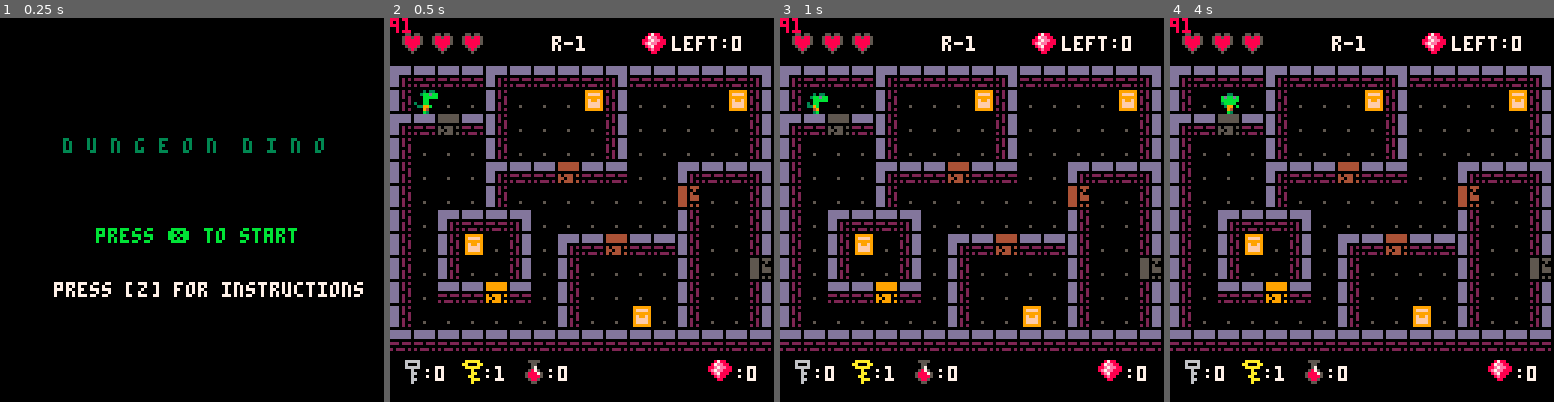
Above: before the commit, frames 1-4 (left to right).
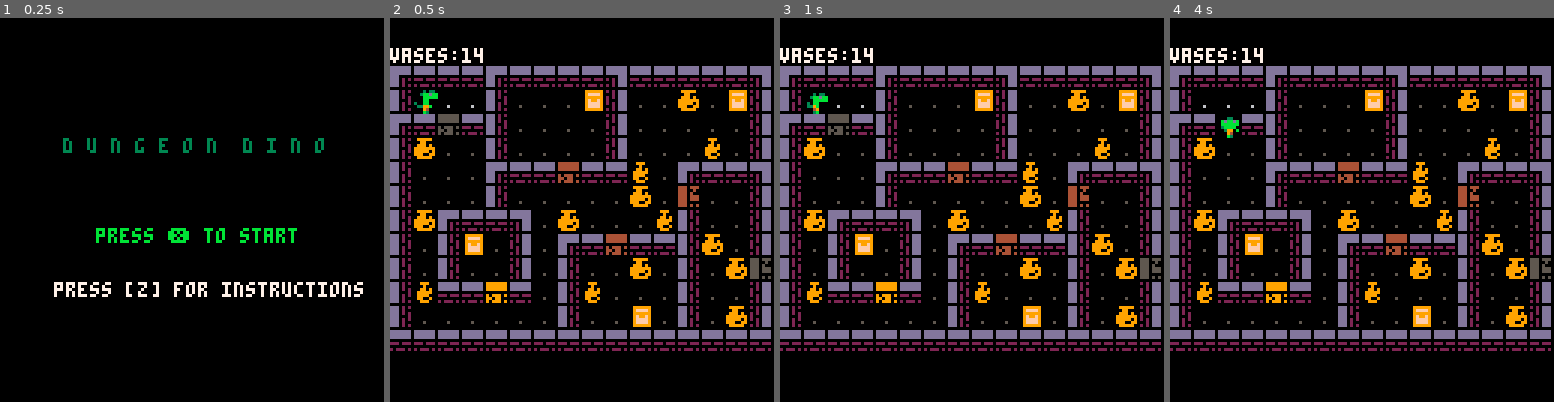
Above: after the commit, the same moments.

Repository: robotspacefish/dungeon_dino
Game: PICO-8 cartridge dungeon_dino.p8
The game is run twice, just before and just after one commit, with the same random seed, the same clock (stepped at 60 frames per second) and the same inputs.
Inputs:
- Up to frame 1 (0.25 s): no input
- Up to frame 2 (0.5 s): tap X (X key) at 0.33 s
- Up to frame 3 (1 s): tap O (Z key) at 0.7 s
- Up to frame 4 (4 s): tap X (X key) at 1.07, 1.85, 2.97 s; hold Right 1.6-2.1 s; tap O (Z key) every 0.4 s from 1.7 to 3.7 s; hold Up 2.15-2.42 s; hold Right 2.47-3.03 s; hold Left 3.08-3.58 s; hold Down 3.63-3.97 s

Frame 1 is identical in both runs. In frame 2, 5.4% of the frame differs, in the area x 0-96%, y 0-96%; in frame 3, 5.4%; in frame 4, 5.9%.

Commit message:
store vases as game_objects & place over game map

Diff:
--- a/dungeon_dino.p8
+++ b/dungeon_dino.p8
@@ -2,7 +2,7 @@
 version 16
 __lua__
 --============= sprites ===============
-local floor_spr={192,208}
+local floor_spr={192}
 local bomb_spr={70}
 local key_spr=80
 local heal_spr=115
@@ -26,6 +26,8 @@
 function _init()
 	player=create_player(1,3)
 	create_dungeon_layout()
+	--set first room
+	current_room=create_current_room(rooms[1])
 	mode="title"
 end
 
@@ -52,6 +54,7 @@
 --===== updates ===============================================================
 function upd_game_setup()
 	setup_room(rooms[current_room.number+1])
+	-- setup_room(current_room)
 	--todo
 	player.x=current_room.start_x
 	player.y=current_room.start.y
@@ -83,15 +86,26 @@
 end
 
 function draw_game()
-		map(current_room.x,current_room.y,0,16)
-		camera(current_room.x*8,current_room.y*8)
+		-- map(current_room.x,current_room.y,0,16)
+		map()
+		-- camera(current_room.x*8,current_room.y*8)
 		for obj in all(game_objects) do
 			obj:draw()
 		end
-		ui()
+
+		--todo uncomment
+		-- ui()
 
 		--debug
-		print(#current_room.empty_tiles,0,0,8)
+		-- print("empty tiles:"..#current_room.empty_tiles,0,0,7)
+		print("vases:"..current_room.vases_left,0,10,7)
+		-- print("px:"..player.x..",py:"..player.y,70,0,7)
+		-- print("current room:"..current_room.number,35,10,7)
+		-- local x,y=0,0
+		-- for k,v in pairs(current_room.empty_tiles[20]) do
+		-- 		print("k:"..k.."v:"..v,x,y,7)
+		-- 		y+=10
+		-- end
 end
 
 function draw_title()
@@ -120,7 +134,7 @@
 
 		check_vase_item(next_x,next_y)
 		--remove vase from map
-		-- mset(next_x,next_y,192)
+		--todo delete vase from game_objects
 		--todo if heart then don't leave a smashed vase behind
 		mset(next_x,next_y,lg_vase_spr[4])
 		--remove vase from vases table
@@ -273,22 +287,10 @@
 		min_gems_needed=0,
 		vases_left=0,
 		empty_tiles={},
-		layout={}
-			-- get_layout=function()
-		-- 	local room_map={}
-		-- 	local empty_tiles={}
-		-- 	local x,y
-		-- 	for x=room.x,room.x+15 do
-		-- 		for y=room.y,room.y+15 do
-		-- 			local tile={}
-		-- 			tile.x=x
-		-- 			tile.y=y
-		-- 			tile.spr=mget(x,y)
-		-- 			add(room_map,tile)
-		-- 		end
-		-- 	end
-		-- 	return room_map
-		-- end,
+		layout={},
+		vase_locs={},
+		heart_locs={},
+		bomb_locs={}
 	}
 	for k,v in pairs(room) do
 		obj[k]=v
@@ -303,14 +305,12 @@
 			tile.y=y
 			tile.spr=mget(x,y)
 			add(room_map,tile)
-			for f in all(floor_spr) do
-				if tile.spr==f then add(obj.empty_tiles,{tile.x,tile.y}) end
+			for f in all(floor_spr) do --incase more floor tiles are added
+				if tile.spr==f then add(obj.empty_tiles,{x=tile.x,y=tile.y}) end
 			end
 		end
 	end
 	add(obj.layout,room_map)
-
-	-- obj.layout=obj.get_layout()
 	return obj
 end
 
@@ -423,34 +423,19 @@
 		return frameset[flr(framecounter/11)%#frameset+1]
 end
 
--- function get_room_layout()
--- 	-- finds x,y, and sprite at each map tile location
--- 	local room_map={}
--- 	local x,y
--- 	for x=current_room.x,current_room.x+15 do
--- 		for y=current_room.y,current_room.y+15 do
--- 			local tile={}
--- 			tile.x=x
--- 			tile.y=y
--- 			tile.spr=mget(x,y)
--- 			add(room_map,tile)
--- 		end
--- 	end
--- 	return room_map
--- end
-
+function create_bomb(x,y)
+	return create_game_object("bomb",x,y)
+end
 --====== setup room ==============
 function setup_room(room)
+	--set the current room to the next room in the rooms table
 	current_room=create_current_room(room)
+	setup_vases(current_room)
 	setup_room_items(current_room)
 	-- place_vases_in_room(current_room.layout)
 	-- vases=init_vases_for_items(current_room_map) -- find how many vases are in the room
 	-- place_room_items()
 	current_room.min_gems_needed=flr(current_room.gems/2)
-end
-
-function create_bomb(x,y)
-	return create_game_object("bomb",x,y)
 end
 
 -- function get_empty_floor_tiles(c_room)
@@ -464,41 +449,49 @@
 -- end
 
 function setup_vases(c_room)
-
-	--todo move vase stuff from setup_room_items
+	--todo iterate over tiles randomly so vases are more spread around
+	local vase_types={lg_vase_spr[1],sm_vase_spr[1]}
+	--todo play with this min/max
+	-- local total_vases=flr(rnd(#c_room.empty_tiles/3))+#c_room.empty_tiles/2
+	local t
+	for t in all(c_room.empty_tiles) do
+		local r=flr(rnd(5)) --if 0, place a vase, otherwise don't
+		if r==0 then
+			c_room.vases_left+=1
+			local v_spr=vase_types[flr(rnd(2))+1]
+			create_vase(t.x,t.y,v_spr)
+			-- total_vases-=1 --todo
+		end
+			-- if total_vases==0 then break end --todo
+	end
 end
 
 function setup_room_items(c_room)
-	--todo iterate over tiles randomly so vases are more spread around
-	-- empty_tiles=get_empty_floor_tiles(c_room)
-	--todo play with this min/max
-	local total_vases=flr(rnd(#c_room.empty_tiles/3))+#c_room.empty_tiles/2
-	local tile
-	for tile in all(c_room.empty_tiles) do
-			local r=flr(rnd(5)) --if 0, place a vase, otherwise don't
-			if r==0 then
-				c_room.vases_left+=1 -- if vase is placed, add to vase count
+
+end
+
+
+
+	-- 			c_room.vases_left+=1 -- if vase is placed, add to vase count
 				-- create_vase(tile.x,tile.y)
-			end
-	end
-
-	-- if vase is placed, randomly place an item or no item inside
+				-- mset(tile.x,tile.y,lg_vase_spr[1])
+			-- end
+
+			-- local total_vases=flr(rnd(1))+6
+			-- if vase is placed, randomly place an item or no item inside
 	-- if max bombs/health are placed don't place anymore bombs/health
 	-- if max bombs/health are not reached, iterate over vases that have been placed with no items and replace.
 	-- if max bombs/health are still not reached, iterate over vases with gems and replace
 	-- store current_room.item_layout
-end
 
 --===== vase functions ====================================
-function create_vase(x,y) --todo randomly generate x,y
+function create_vase(x,y,v_spr) --todo randomly generate x,y
 	return create_game_object("vase",x,y,{
+		v_spr=v_spr,
+		is_smashed=false,
 		draw=function(self)
-			local random = flr(rnd(1)+2)
-			if random==1 then
-				spr(lg_vase_spr[1],self.x,self.y)
-			else
-				spr(sm_vase_spr[1],self.x,self.y)
-			end
+			--todo random vase size
+			spr(v_spr,self.x*8,self.y*8)
 		end
 	})
 end
@@ -536,76 +529,54 @@
 		end
 	end
 end
-
-function init_vases_for_items(room)
-	local vase={}
-	local t
-	for t in all(room) do
-		if t.spr==sm_vase_spr[1] or t.spr==lg_vase_spr[1] then
-			local v={}
-			v.x=t.x
-			v.y=t.y
-			v.spr=t.spr
-			v.bomb=false
-			v.health=false
-			v.gem=false
-			v.item=""
-			add(vase,v)
-		end
-	end
-	return vase
-end
-
-function check_vase_item(x,y)
-	local v
-	for v in all(vases) do
-		if v.x==x and v.y==y then
-			if v.bomb then
-				--todo sfx
-				if player.health>0 then
-					player.health-=1
-				end
-				if player.health==0 then mode="game_over" end
-			elseif v.health then
-				if player.health<3 then
-					sfx(8)
-					player.health+=1
-				else
-					sfx(10)
-					player.heal+=1
-				end
-			elseif v.gem then
-				sfx(3)
-				player.gems+=1
-				current_room.gems-=1
-				current_room.gems_collected+=1
-				if current_room.gems<0 then current_room.gems=0 end
-			end
-		end
-	end
-end
-
-function place_vase()
-
-end
-
-function place_vases_in_room(room)
-	local total_vases=flr(rnd(1))+6
-	local vase_types={lg_vase_spr[1],sm_vase_spr[1]}
-	--todo init vases in here
-	local tile
-	for tile in all(room) do
-		if tile.spr==192 or tile.spr==208 then
-			local r=flr(rnd(5)) --if 0, place a vase, otherwise don't
-			if r==0 then
-				tile.spr=vase_types[flr(rnd(2))+1]
-				mset(tile.x,tile.y,tile.spr)
-				total_vases-=1 --todo
-			end
-		end
-		if total_vases==0 then break end --todo
-	end
-end
+--
+-- function init_vases_for_items(room)
+-- 	local vase={}
+-- 	local t
+-- 	for t in all(room) do
+-- 		if t.spr==sm_vase_spr[1] or t.spr==lg_vase_spr[1] then
+-- 			local v={}
+-- 			v.x=t.x
+-- 			v.y=t.y
+-- 			v.spr=t.spr
+-- 			v.bomb=false
+-- 			v.health=false
+-- 			v.gem=false
+-- 			v.item=""
+-- 			add(vase,v)
+-- 		end
+-- 	end
+-- 	return vase
+-- end
+--
+-- function check_vase_item(x,y)
+-- 	local v
+-- 	for v in all(vases) do
+-- 		if v.x==x and v.y==y then
+-- 			if v.bomb then
+-- 				--todo sfx
+-- 				if player.health>0 then
+-- 					player.health-=1
+-- 				end
+-- 				if player.health==0 then mode="game_over" end
+-- 			elseif v.health then
+-- 				if player.health<3 then
+-- 					sfx(8)
+-- 					player.health+=1
+-- 				else
+-- 					sfx(10)
+-- 					player.heal+=1
+-- 				end
+-- 			elseif v.gem then
+-- 				sfx(3)
+-- 				player.gems+=1
+-- 				current_room.gems-=1
+-- 				current_room.gems_collected+=1
+-- 				if current_room.gems<0 then current_room.gems=0 end
+-- 			end
+-- 		end
+-- 	end
+-- end
 
 function game_over()
 	cls()
@@ -788,20 +759,20 @@
 0000000000000000000000000000000000000000000000000000000000000000000000000000000000000000000000000000000000000000000000000000000010000000000000000000000000000000000003020202000000000000000000000000030202020000000000000000000001051313000000000000000000000000
 0000000000000000000000000000000000000000000000000000000000000000000000000000000000000000000000000000000000000000000000000000000000010101010000000000000000000049000101010101010100000020208100490001010101010101010101008181004900010101010000000000000081810049
 __map__
-e4d3d3d3e4d3d3d3d3e3d3d3d3d3d3e3c0c00000000000000000000000000000000000000000000000000000000000000000000000000000000000000000000000000000000000000000000000000000000000000000000000000000000000000000000000000000000000000000000000000000000000000000000000000000
-d1c0c0c0d1c0c0c071d2c0c0c0c071d2c0c00000000000000000000000000000000000000000000000000000000000000000000000000000000000000000000000000000000000000000000000000000000000000000000000000000000000000000000000000000000000000000000000000000000000000000000000000000
-e4d3dcd3d1c0c0c0c0d2c0c0c0c0c0d2e6e7e7e7e7e7e7e7e7e7e7e7e7dfe7e5e4d3d3d3d3d3d3d3d3d3d3d3d3d3d3e30000000000000000000000000000000000000000000000000000000000000000000000000000000000000000000000000000000000000000000000000000000000000000000000000000000000000000
-d1c0c0c0d1c0c0c0c0d2c0c0c0c0c0d2e9d0d0d0d0d0d0c0c0c0c0d0d0d0d0e8d1c0c0c0c0c0c0c0c0c0c0c0c0c0c0d20000000000000000000000000000000000000000000000000000000000000000000000000000000000000000000000000000000000000000000000000000000000000000000000000000000000000000
-d1c0c0c0e4d3d3ddd3d3c0c0e4d3d3e3e9d0d0d0d0c0c0d0d0c0c0c0d0d0d0e8d1c0c0c0c0c0c0c0c0c0c0c0c0c0c0d20000000000000000000000000000000000000000000000000000000000000000000000000000000000000000000000000000000000000000000000000000000000000000000000000000000000000000
-d1c0c0c0d1c0c0c0c0c0c0c0fdc0c0d2e9d0d0c0c0c0c0c0c0c0c0c0c0c0c0e8d1c0c0c0c0c0c0c0c0c0c0c0c0c0c0d20000000000000000000000000000000000000000000000000000000000000000000000000000000000000000000000000000000000000000000000000000000000000000000000000000000000000000
-d1c0e4d3d3e3c0c0c0c0c0c0d1c0c0d2e9d0d0c0c0c0c0c0c0c0c0c0c0c0c0e8d1c0c0c0c0c0c0c0c0c0c0c0c0c0c0d20000000000000000000000000000000000000000000000000000000000000000000000000000000000000000000000000000000000000000000000000000000000000000000000000000000000000000
-d1c0d171c0d2c0e4d3ddd3d3d1c0c0d2e9d0d0c0c0c0c0c0c0c0c0c0c0c0c0e8d1c0c0c0c0c0c0c0c0c0c0c0c0c0c0d2000000000000e000000000000000000000000000000000000000000000000000000000000000000000000000000000000000000000000000000000000000000000000000000000000000000000000000
-d1c0d1c0c0d2c0d1c0c0c0c0d1c0c0fce9d0d0c0c0c0c0c0c0c0c0c0c0c0c0e8d1c0c0c0c0c0c0c0c0c0c0c0c0c0c0d200000000000000e0e0e0e0e0e000000000000000000000000000000000000000000000000000000000000000000000000000000000000000000000000000000000000000000000000000000000000000
-d1c0d3d3ded3c0d1c0c0c0c0d1c0c0d2e9d0d0c0c0c0c0c0c0c0c0c0c0c0c0e8d1c0c0c0c0c0c0c0c0c0c0c0c0c0c0d20000000000000000000000e0e000000000000000000000000000000000000000000000000000000000000000000000000000000000000000000000000000000000000000000000000000000000000000
-d1c0c0c0c0c0c0d1c0c071c0d1c0c0d2e9d0d0c0c0c0c0c0c0c0c0c0c0c0c0e8d1c0c0c0c0c0c0c0c0c0c0c0c00000d20000000000000000000000000000000000000000000000000000000000000000000000000000000000000000000000000000000000000000000000000000000000000000000000000000000000000000
-d3d3d3d3d3d3d3d3d3d3d3d3d3d3d3d3e9d0d0c0c0c0c0c0c0c0c0c0c0c0c0e8d1c0c0c0c0c0c0c0c0c0c0c0c00000d20000000000000000c90000000000000000000000000000000000000000000000000000000000000000000000000000000000000000000000000000000000000000000000000000000000000000000000
-c8c8c8c8c8c8c8c8c8c8c8c8c8c8c8c8e9d0d0c0c0c0c0c0c0c0c0c0c0c0c0e8d1c0c0c0c0c0c0c0c0c0c0c0c0c0c0d20000000000000000000000000000000000000000000000000000000000000000000000000000000000000000000000000000000000000000000000000000000000000000000000000000000000000000
-00000000000000000000000000000000d6eaeaeaeaeaeaeaeaeaeaeaeaeaead5e1c3c3c3c3c3c3c3c3c3c3c3c3c3c3e20000000000000000000000000000000000000000000000000000000000000000000000000000000000000000000000000000000000000000000000000000000000000000000000000000000000000000
+00000000000000000000000000000000c0c00000000000000000000000000000000000000000000000000000000000000000000000000000000000000000000000000000000000000000000000000000000000000000000000000000000000000000000000000000000000000000000000000000000000000000000000000000
+00000000000000000000000000000000c0c00000000000000000000000000000000000000000000000000000000000000000000000000000000000000000000000000000000000000000000000000000000000000000000000000000000000000000000000000000000000000000000000000000000000000000000000000000
+e4d3d3d3e4d3d3d3d3e3d3d3d3d3d3e3e6e7e7e7e7e7e7e7e7e7e7e7e7dfe7e5e4d3d3d3d3d3d3d3d3d3d3d3d3d3d3e30000000000000000000000000000000000000000000000000000000000000000000000000000000000000000000000000000000000000000000000000000000000000000000000000000000000000000
+d1d0d0d0d1c0c0c071d2c0c0c0c071d2e9d0d0d0d0d0d0c0c0c0c0d0d0d0d0e8d1c0c0c0c0c0c0c0c0c0c0c0c0c0c0d20000000000000000000000000000000000000000000000000000000000000000000000000000000000000000000000000000000000000000000000000000000000000000000000000000000000000000
+e4d3dcd3d1c0c0c0c0d2c0c0c0c0c0d2e9d0d0d0d0c0c0d0d0c0c0c0d0d0d0e8d1c0c0c0c0c0c0c0c0c0c0c0c0c0c0d20000000000000000000000000000000000000000000000000000000000000000000000000000000000000000000000000000000000000000000000000000000000000000000000000000000000000000
+d1c0c0c0d1c0c0c0c0d2c0c0c0c0c0d2e9d0d0c0c0c0c0c0c0c0c0c0c0c0c0e8d1c0c0c0c0c0c0c0c0c0c0c0c0c0c0d20000000000000000000000000000000000000000000000000000000000000000000000000000000000000000000000000000000000000000000000000000000000000000000000000000000000000000
+d1c0c0c0e4d3d3ddd3d3c0c0e4d3d3e3e9d0d0c0c0c0c0c0c0c0c0c0c0c0c0e8d1c0c0c0c0c0c0c0c0c0c0c0c0c0c0d20000000000000000000000000000000000000000000000000000000000000000000000000000000000000000000000000000000000000000000000000000000000000000000000000000000000000000
+d1c0c0c0d1c0c0c0c0c0c0c0fdc0c0d2e9d0d0c0c0c0c0c0c0c0c0c0c0c0c0e8d1c0c0c0c0c0c0c0c0c0c0c0c0c0c0d2000000000000e000000000000000000000000000000000000000000000000000000000000000000000000000000000000000000000000000000000000000000000000000000000000000000000000000
+d1c0e4d3d3e3c0c0c0c0c0c0d1c0c0d2e9d0d0c0c0c0c0c0c0c0c0c0c0c0c0e8d1c0c0c0c0c0c0c0c0c0c0c0c0c0c0d200000000000000e0e0e0e0e0e000000000000000000000000000000000000000000000000000000000000000000000000000000000000000000000000000000000000000000000000000000000000000
+d1c0d171c0d2c0e4d3ddd3d3d1c0c0d2e9d0d0c0c0c0c0c0c0c0c0c0c0c0c0e8d1c0c0c0c0c0c0c0c0c0c0c0c0c0c0d20000000000000000000000e0e000000000000000000000000000000000000000000000000000000000000000000000000000000000000000000000000000000000000000000000000000000000000000
+d1c0d1c0c0d2c0d1c0c0c0c0d1c0c0fce9d0d0c0c0c0c0c0c0c0c0c0c0c0c0e8d1c0c0c0c0c0c0c0c0c0c0c0c00000d20000000000000000000000000000000000000000000000000000000000000000000000000000000000000000000000000000000000000000000000000000000000000000000000000000000000000000
+d1c0d3d3ded3c0d1c0c0c0c0d1c0c0d2e9d0d0c0c0c0c0c0c0c0c0c0c0c0c0e8d1c0c0c0c0c0c0c0c0c0c0c0c00000d20000000000000000c90000000000000000000000000000000000000000000000000000000000000000000000000000000000000000000000000000000000000000000000000000000000000000000000
+d1c0c0c0c0c0c0d1c0c071c0d1c0c0d2e9d0d0c0c0c0c0c0c0c0c0c0c0c0c0e8d1c0c0c0c0c0c0c0c0c0c0c0c0c0c0d20000000000000000000000000000000000000000000000000000000000000000000000000000000000000000000000000000000000000000000000000000000000000000000000000000000000000000
+d3d3d3d3d3d3d3d3d3d3d3d3d3d3d3d3d6eaeaeaeaeaeaeaeaeaeaeaeaeaead5e1c3c3c3c3c3c3c3c3c3c3c3c3c3c3e20000000000000000000000000000000000000000000000000000000000000000000000000000000000000000000000000000000000000000000000000000000000000000000000000000000000000000
 09e0090909090909090909090909090900000000000000000000000000000000000000000000000000000000000000c9000000000000000000000000000000000000c900000000000000000000000000000000000000000000000000000000000000000000000000000000000000000000000000000000000000000000000000
 0000000000000000000000000000000000000000000000000000000000000000c9c9c9c9c9c9c9c9c9c9c9c9c9c9c9c9c9c9000000000000000000000000000000000000000000000000000000000000000000000000000000000000000000000000000000000000000000000000000000000000000000000000000000000000
 0000000000000000000000000000000000000000000000000000000000000000000000000000000000000000000000000000000000000000000000000000000000000000000000000000000000000000000000000000000000000000000000000000000000000000000000000000000000000000000000000000000000000000
